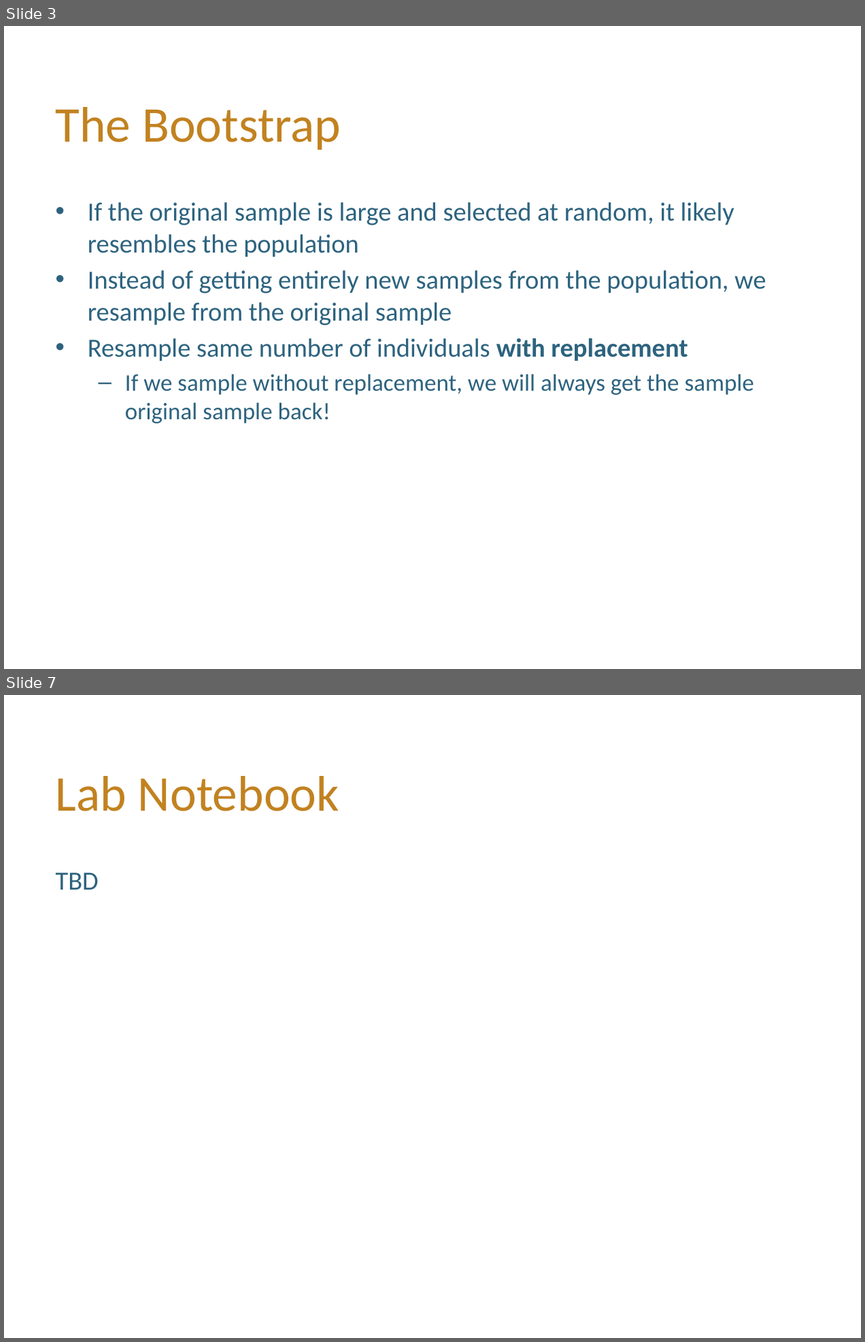
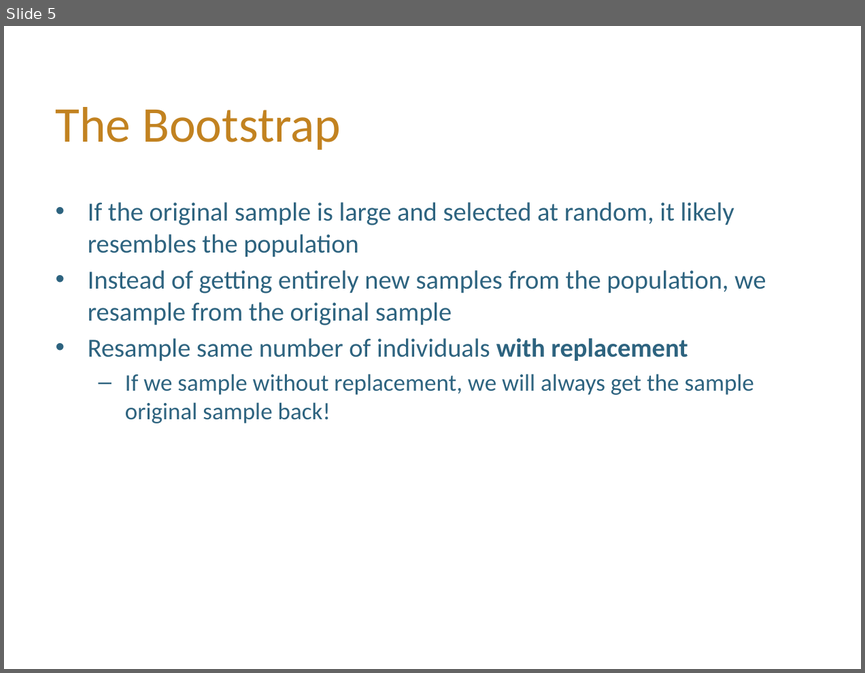
Before and after one commit to hLuo27/teaching, a slide deck: data8/slides/lab8.pptx. Shown one above the other, each under a label of ours: slides 3 and 7 before the commit, slide 5 after it; the slides between them are not shown. The pictures are 865x1342 and 865x673 pixels, drawn with LibreOffice and Linux fonts; fonts in the diff are those of the drawing; background and template pictures are left out. Boxes give left, top, right and bottom in pixels: in the first picture for what was removed or moved away, otherwise in the second. Text is boxed around its words. In the diff, an @@ line names an element or a change of style, - is before the commit and + after.

```diff
--- a/data8/slides/lab8.pptx
+++ b/data8/slides/lab8.pptx
@@ slide 7 removed at box(4, 695, 861, 1338), background #FFFFFF @@
@@ title removed at box(56, 776, 339, 811) @@
-Lab Notebook
@@ text removed at box(56, 872, 99, 889) @@
-TBD
@@ what was slide 3 is now slide 5 @@
```
Also in this commit, not shown: 1 slide changed, 8 slides added, 2 other slides removed, 2 other files.
